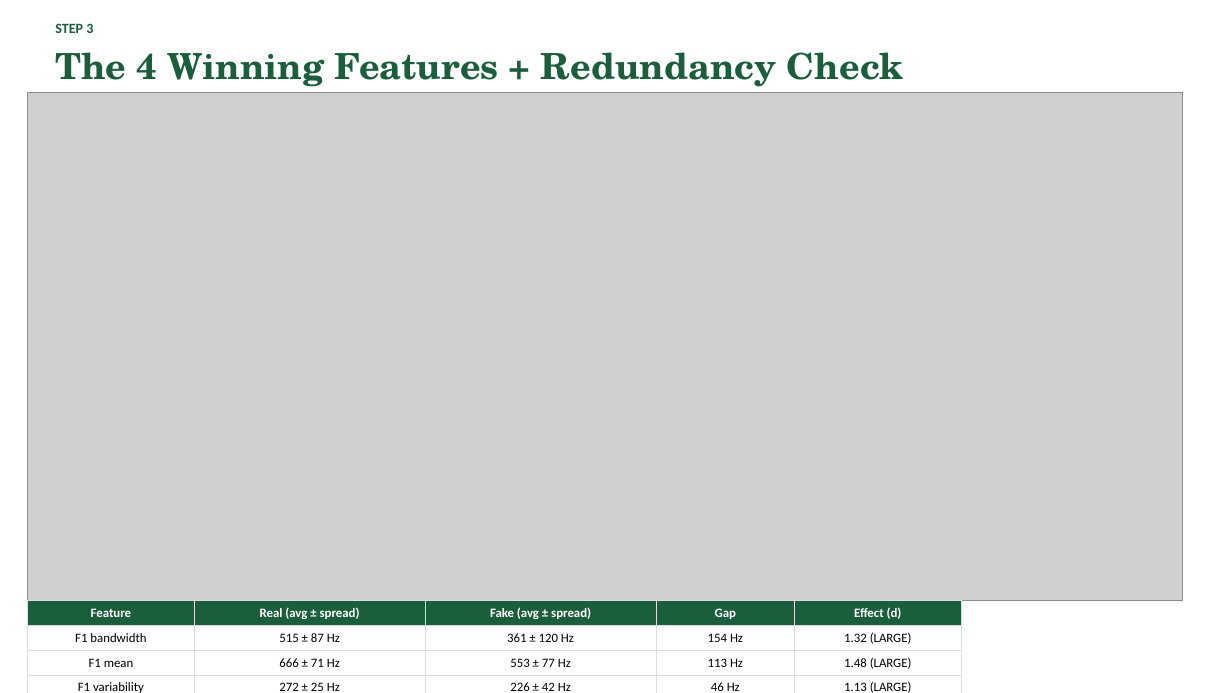
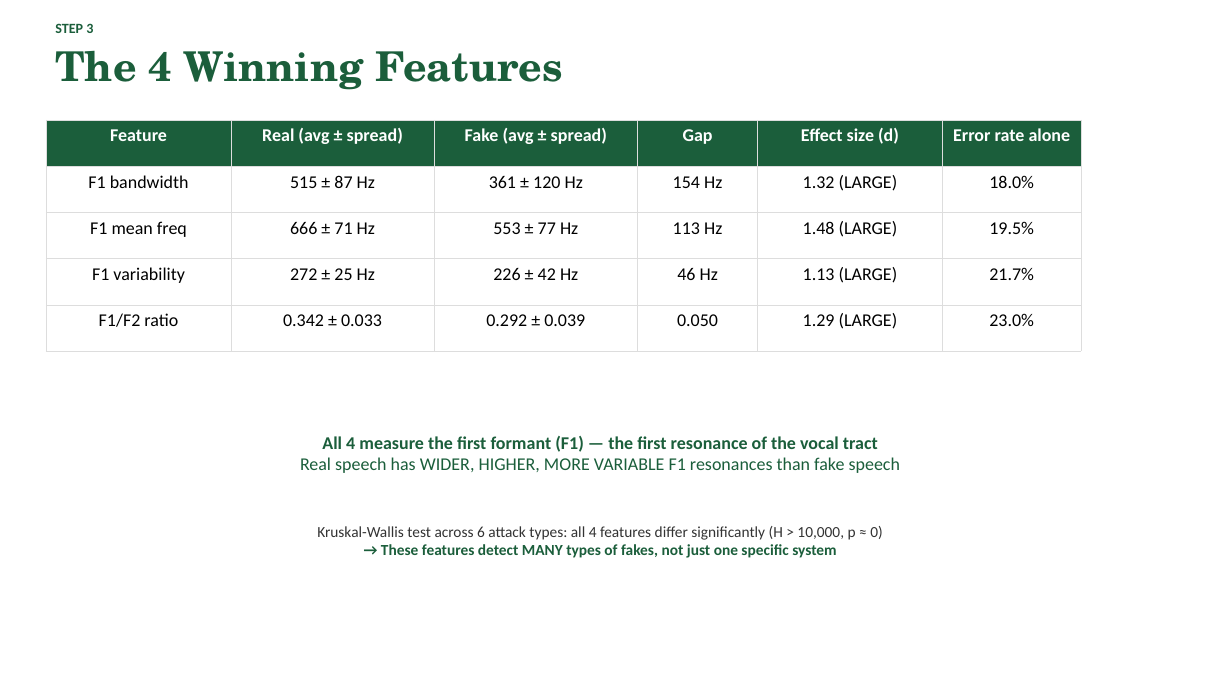
Before and after one commit to Yash-Sukhdeve/stats-audio-deepfake-detection, a slide deck: slide 5 of presentation/MCCNNY_2026_FINAL.pptx. Drawn at 1232x693 pixels with LibreOffice and Linux fonts; fonts in the diff are those of the drawing; grey boxes stand for pictures. Boxes give left, top, right and bottom in pixels: in the first picture for what was removed or moved away, otherwise in the second. Text is boxed around its words. In the diff, an @@ line names an element or a change of style, - is before the commit and + after.

```diff
--- a/presentation/MCCNNY_2026_FINAL.pptx
+++ b/presentation/MCCNNY_2026_FINAL.pptx
@@ text at (55, 50, 563, 90): text changed; size 28 to 32 pt @@
-The 4 Winning Features + Redundancy Check
+The 4 Winning Features
@@ picture removed at (28, 92, 1183, 601) @@
@@ table at (46, 120, 1081, 333) @@
-column 1, row 3: F1 mean
+column 1, row 3: F1 mean freq
-column 5: Effect (d) | 1.32 (LARGE) | 1.48 (LARGE) | 1.13 (LARGE) | 1.29 (LARGE)
+column 5: Effect size (d) | 1.32 (LARGE) | 1.48 (LARGE) | 1.13 (LARGE) | 1.29 (LARGE)
+column 6: Error rate alone | 18.0% | 19.5% | 21.7% | 23.0%
@@ table: place and size @@
-table at (28, 601, 961, 693)
+table at (46, 120, 1081, 333)
@@ text added at (300, 436, 900, 473), 14 pt, text #1B5E3B @@
+All 4 measure the first formant (F1) — the first resonance of the vocal tract
+Real speech has WIDER, HIGHER, MORE VARIABLE F1 resonances than fake speech
@@ text added at (317, 526, 882, 558), 12 pt, text #333333 @@
+Kruskal-Wallis test across 6 attack types: all 4 features differ significantly (H > 10,000, p ≈ 0)
+→ These features detect MANY types of fakes, not just one specific system
```
Also in this commit, not shown: 6 other slides changed, 4 slides added, 1 slide removed.
